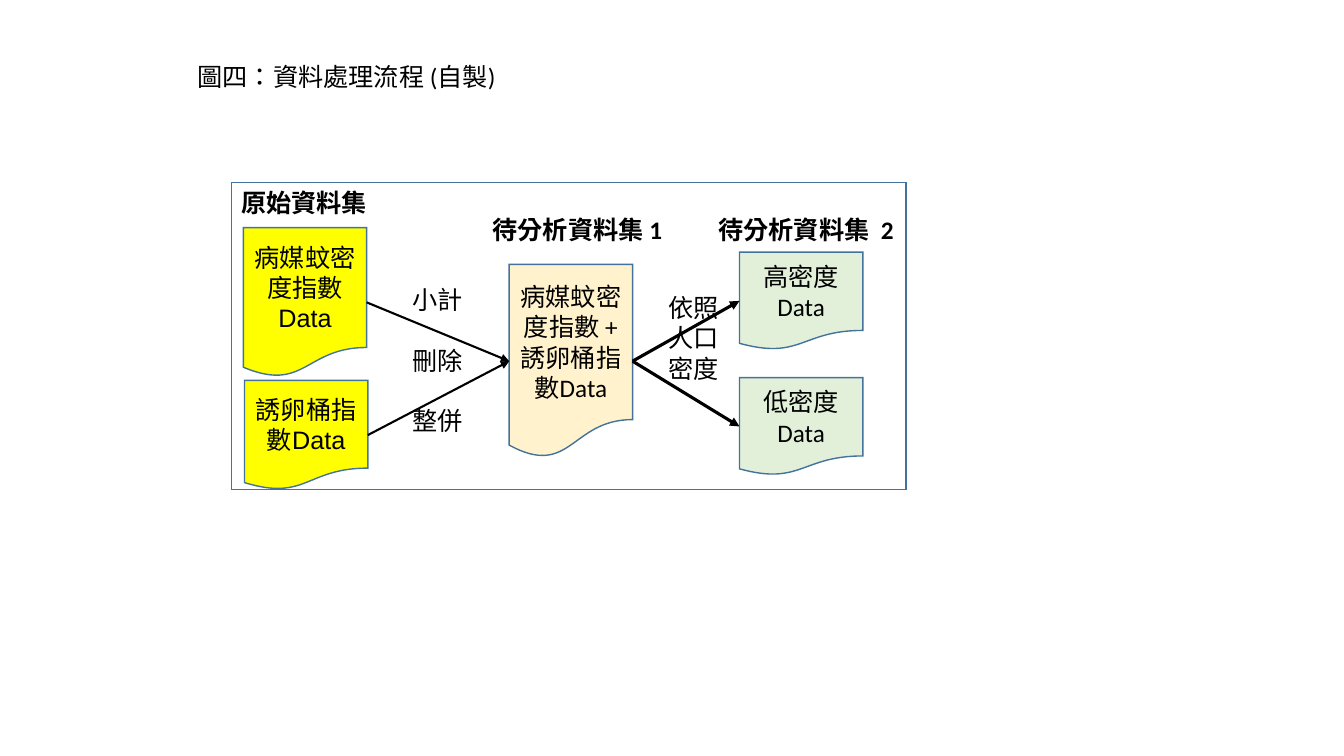
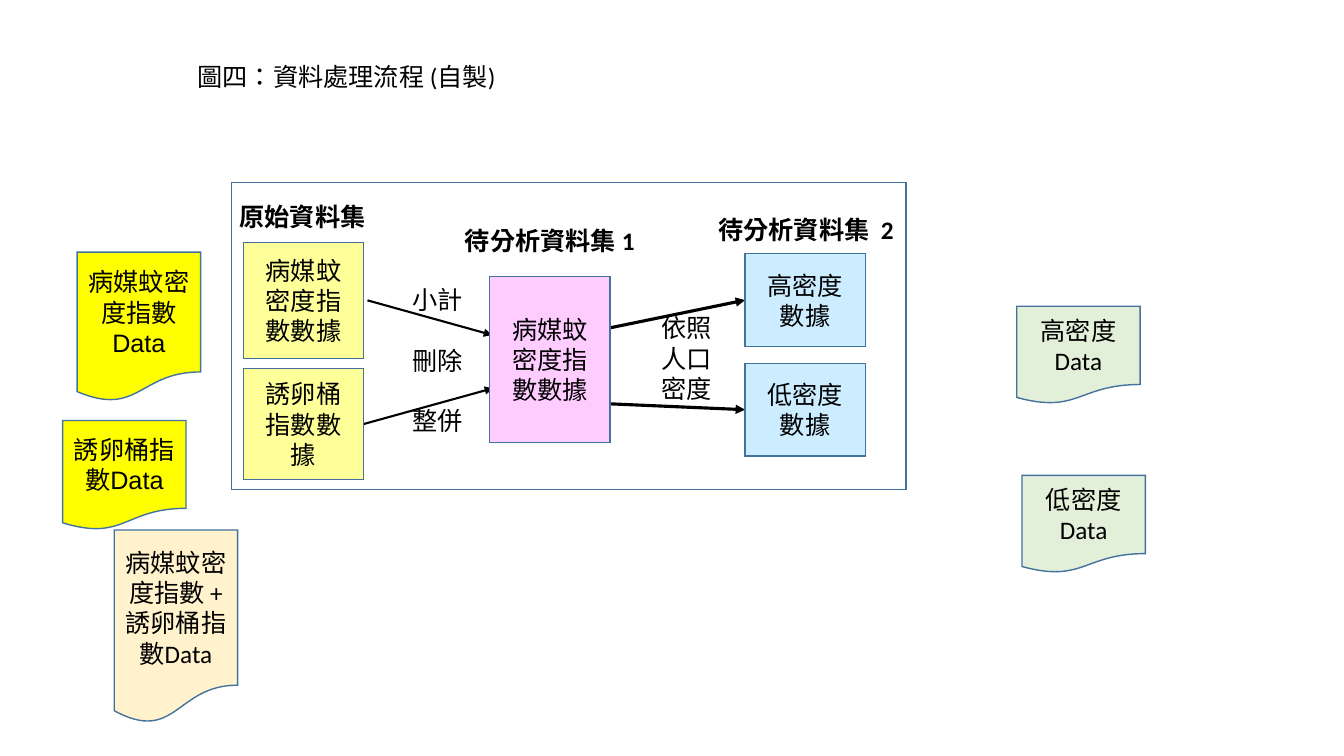
Before and after one commit to hungtai/mylinebot, a slide deck: slide 4 of 用的圖.pptx. Drawn at 1344x756 pixels with LibreOffice and Linux fonts; fonts in the diff are those of the drawing. Boxes give left, top, right and bottom in pixels: in the first picture for what was removed or moved away, otherwise in the second. Text is boxed around its words. In the diff, an @@ line names an element or a change of style, - is before the commit and + after.

```diff
--- a/用的圖.pptx
+++ b/用的圖.pptx
@@ text "原始資料集": place and size @@
-text "原始資料集" at (241,190,367,215)
+text "原始資料集" at (240,204,366,229)
@@ text "待分析資料集 1": place and size @@
-text "待分析資料集 1" at (492,217,662,242)
+text "待分析資料集 1" at (465,228,635,253)
@@ flow chart document "病媒蚊密度指數Data": place and size @@
-flow chart document "病媒蚊密度指數Data" at (243,228,366,377)
+flow chart document "病媒蚊密度指數Data" at (78,252,201,401)
@@ arrow moved from (367, 302) - (509, 361) to (368, 300) - (492, 335) @@
@@ arrow moved from (633, 361) - (740, 301) to (610, 328) - (745, 300) @@
@@ text "依照": place and size @@
-text "依照" at (669,296,719,384)
+text "依照" at (661,312,711,400)
@@ flow chart document "高密度Data": place and size @@
-flow chart document "高密度Data" at (740,252,863,350)
+flow chart document "高密度Data" at (1017,307,1140,404)
@@ arrow moved from (368, 436) - (509, 361) to (364, 424) - (493, 388) @@
@@ group added at (243,242,865,480): 5 rectangles @@
+病媒蚊密度指數數據
+誘卵桶指數數據
+病媒蚊密度指數數據
+高密度
+數據
+低密度
+數據
@@ arrow moved from (633, 361) - (740, 426) to (610, 404) - (745, 409) @@
@@ flow chart document "誘卵桶指數Data": place and size @@
-flow chart document "誘卵桶指數Data" at (245,380,368,490)
+flow chart document "誘卵桶指數Data" at (63,420,186,530)
@@ flow chart document "低密度Data": place and size @@
-flow chart document "低密度Data" at (740,378,863,476)
+flow chart document "低密度Data" at (1022,476,1145,574)
@@ flow chart document "病媒蚊密度指數 + 誘卵桶指數Data": place and size @@
-flow chart document "病媒蚊密度指數 + 誘卵桶指數Data" at (509,264,632,458)
+flow chart document "病媒蚊密度指數 + 誘卵桶指數Data" at (114,530,237,724)
```
Also in this commit, not shown: 1 other slide changed, 2 other files.
